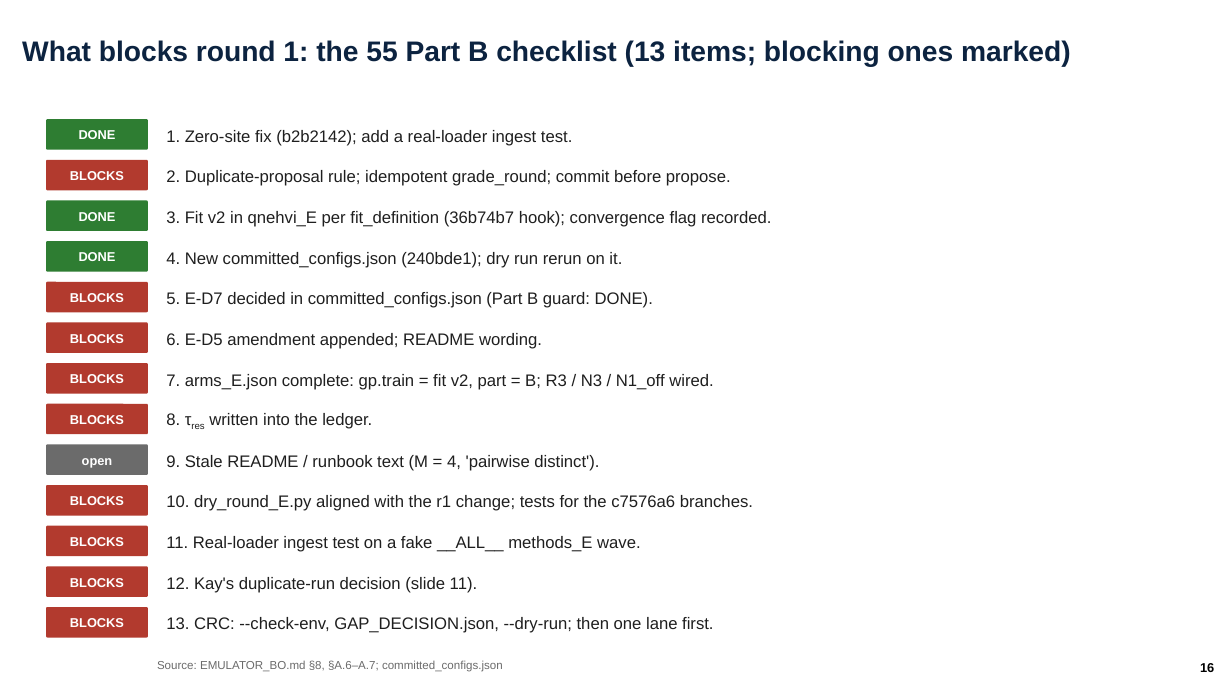
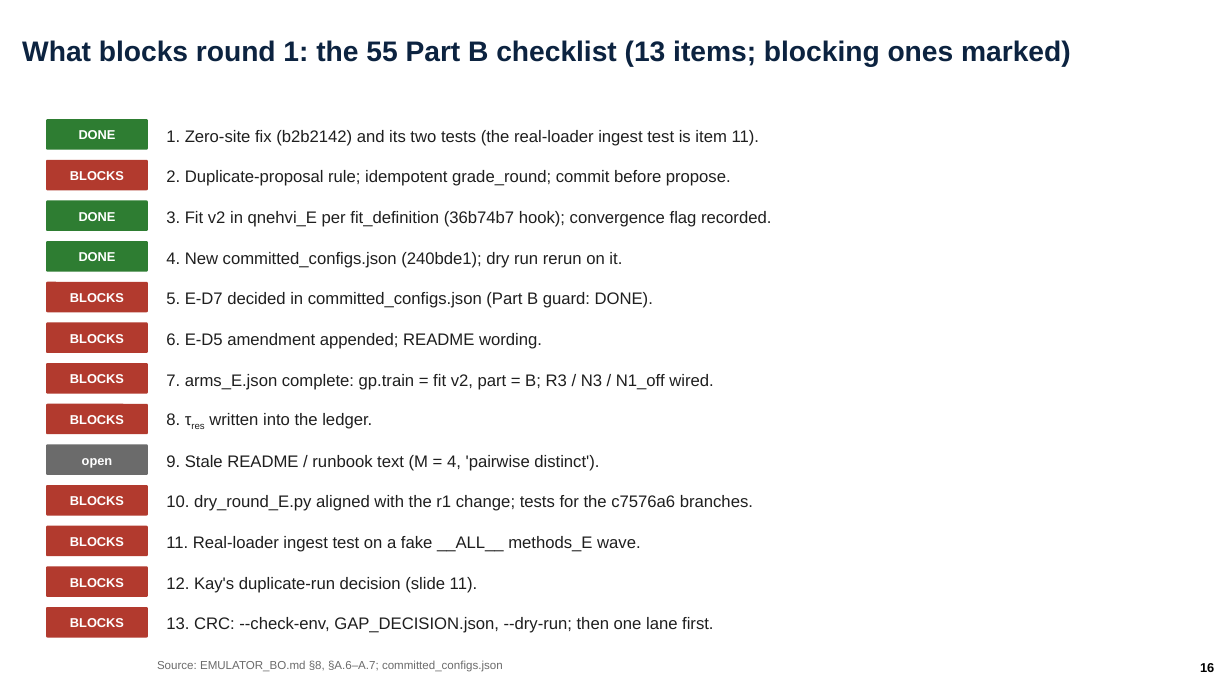
Before and after one commit to ylu283/RTS-GMLC, a slide deck: slide 16 of trial_0826/ercot/analysis/pi_overnight_1124/ercot_overnight.pptx. Drawn at 1232x693 pixels with LibreOffice and Linux fonts; fonts in the diff are those of the drawing; background and template pictures are left out. Boxes give left, top, right and bottom in pixels: in the first picture for what was removed or moved away, otherwise in the second. Text is boxed around its words. In the diff, an @@ line names an element or a change of style, - is before the commit and + after.

```diff
--- a/trial_0826/ercot/analysis/pi_overnight_1124/ercot_overnight.pptx
+++ b/trial_0826/ercot/analysis/pi_overnight_1124/ercot_overnight.pptx
@@ text at [166, 130, 759, 146]: text changed @@
-1. Zero-site fix (b2b2142); add a real-loader ingest test.
+1. Zero-site fix (b2b2142) and its two tests (the real-loader ingest test is item 11).
```
Also in this commit, not shown: 10 other slides changed, 3 other files.
